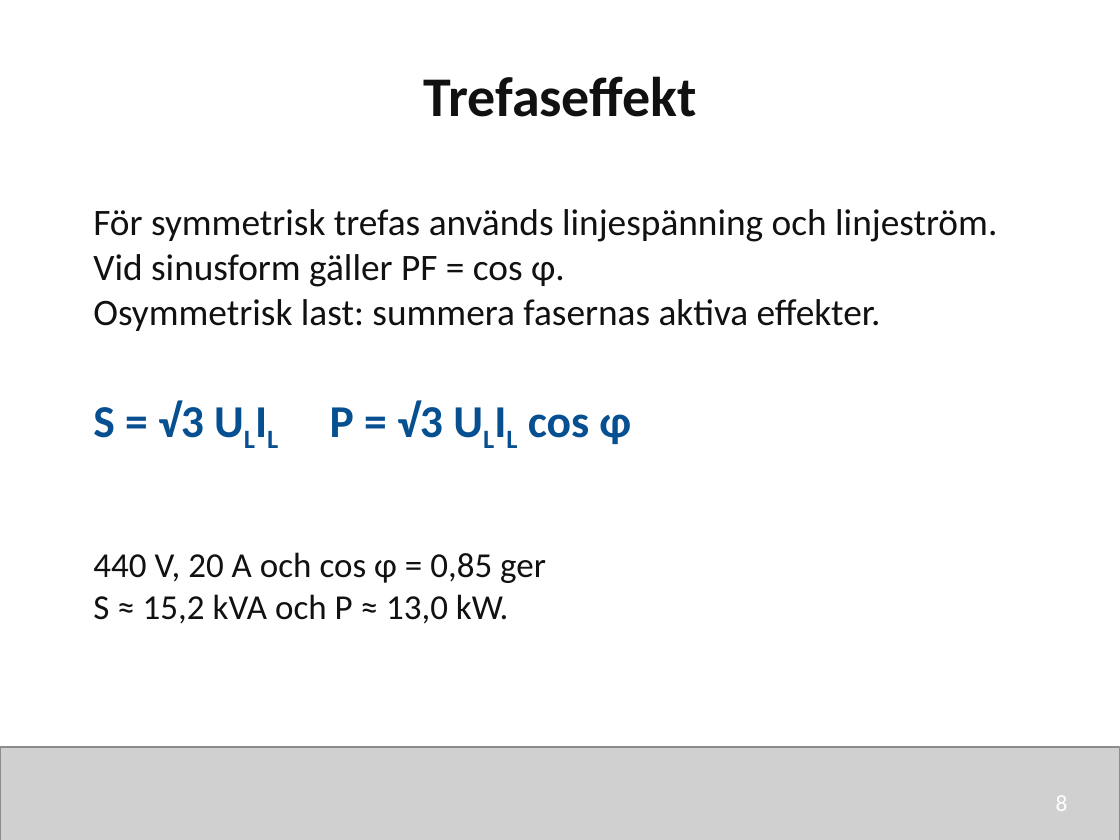
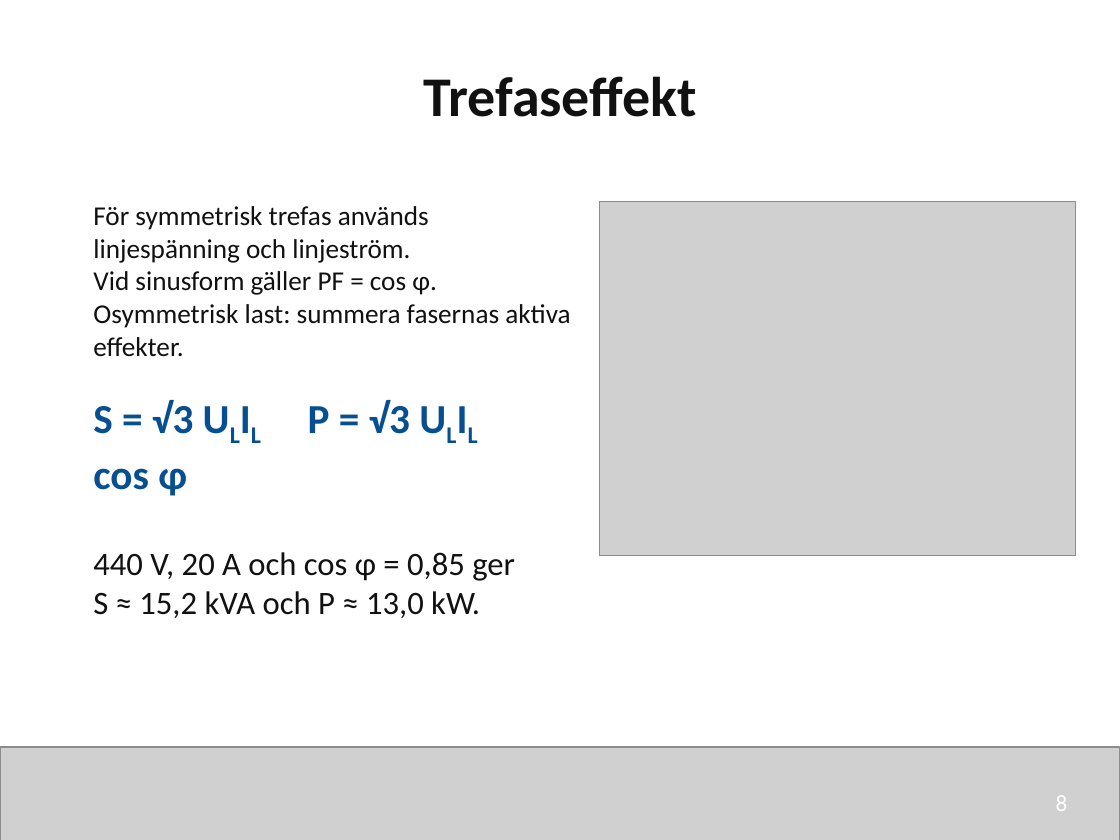
Before and after one commit to nj22az/nj22az.github.io, a slide deck: slide 8 of sjoskolan/vecka-41/aktuell/v41_02_Y_och_trefaseffekt_elev.pptx. Drawn at 1120x840 pixels with LibreOffice and Linux fonts; fonts in the diff are those of the drawing; grey boxes stand for pictures. Boxes give left, top, right and bottom in pixels: in the first picture for what was removed or moved away, otherwise in the second. Text is boxed around its words. In the diff, an @@ line names an element or a change of style, - is before the commit and + after.

```diff
--- a/sjoskolan/vecka-41/aktuell/v41_02_Y_och_trefaseffekt_elev.pptx
+++ b/sjoskolan/vecka-41/aktuell/v41_02_Y_och_trefaseffekt_elev.pptx
@@ text "För symmetrisk trefas används linjespänning ..." at <box>93,206,570,357</box>: size 24 to 17.5 pt @@
@@ picture added at <box>599,202,1075,556</box> @@
@@ text "S = √3 ULIL P ..." at <box>93,400,410,434</box>: size 29.2 to 26.5 pt @@
@@ text "440 V, 20 A och ..." at <box>93,552,515,618</box>: size 22.5 to 21 pt @@
```
Also in this commit, not shown: 1 other slide changed, 26 other files.
